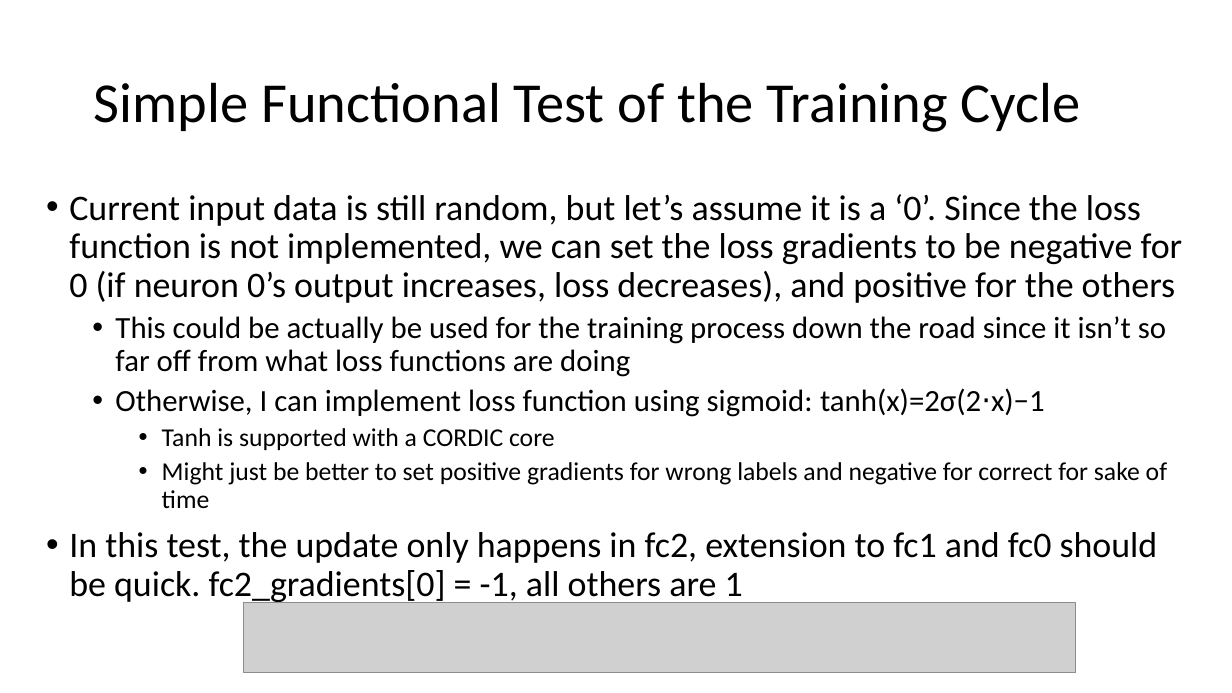
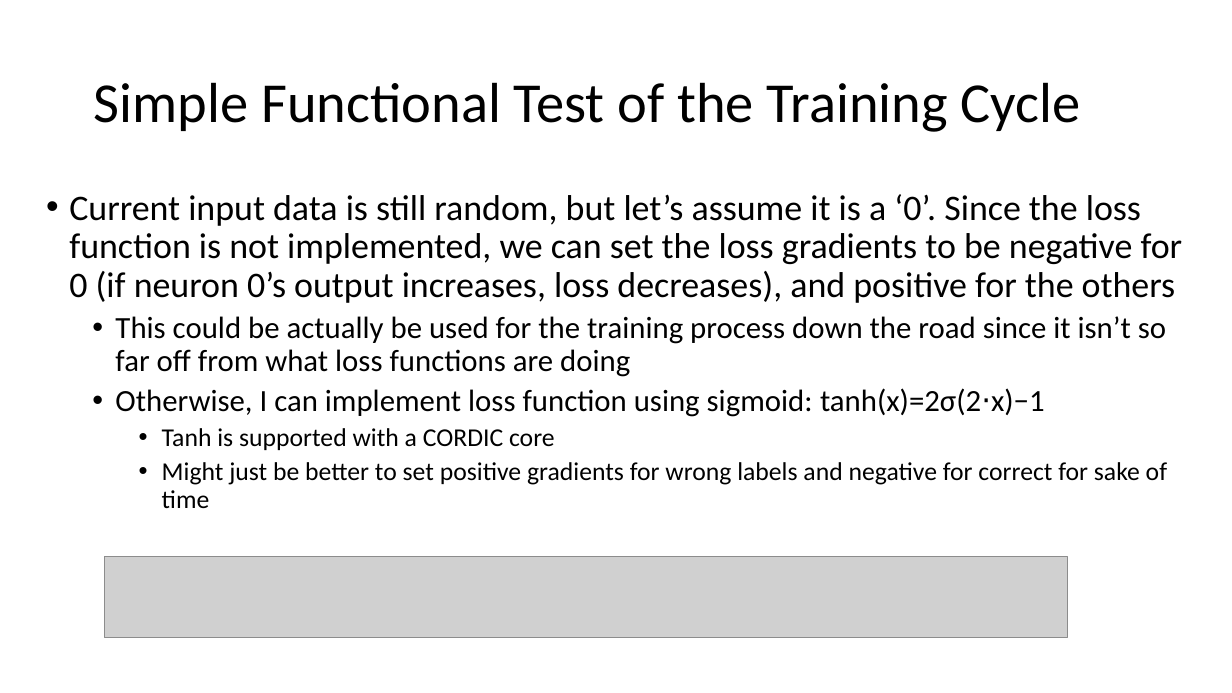
Before and after one commit to erikgroving/NeuralNetworkHardwareAccelerator, a slide deck: slide 8 of WeeklyPresentations/update11_06_03.pptx. Drawn at 1232x693 pixels with LibreOffice and Linux fonts; fonts in the diff are those of the drawing; grey boxes stand for pictures. Boxes give left, top, right and bottom in pixels: in the first picture for what was removed or moved away, otherwise in the second. Text is boxed around its words. In the diff, an @@ line names an element or a change of style, - is before the commit and + after.

```diff
--- a/WeeklyPresentations/update11_06_03.pptx
+++ b/WeeklyPresentations/update11_06_03.pptx
@@ text at bbox=[69, 532, 1158, 606]: paragraph removed @@
-• In this test, the update only happens in fc2, extension to fc1 and fc0 should be quick. fc2_gradients[0] = -1, all others are 1
@@ picture: place and size @@
-picture at bbox=[244, 603, 1076, 673]
+picture at bbox=[104, 556, 1067, 638]
```
Also in this commit, not shown: 5 other slides changed, 2 slides added, 1 slide removed, 5 other files.
